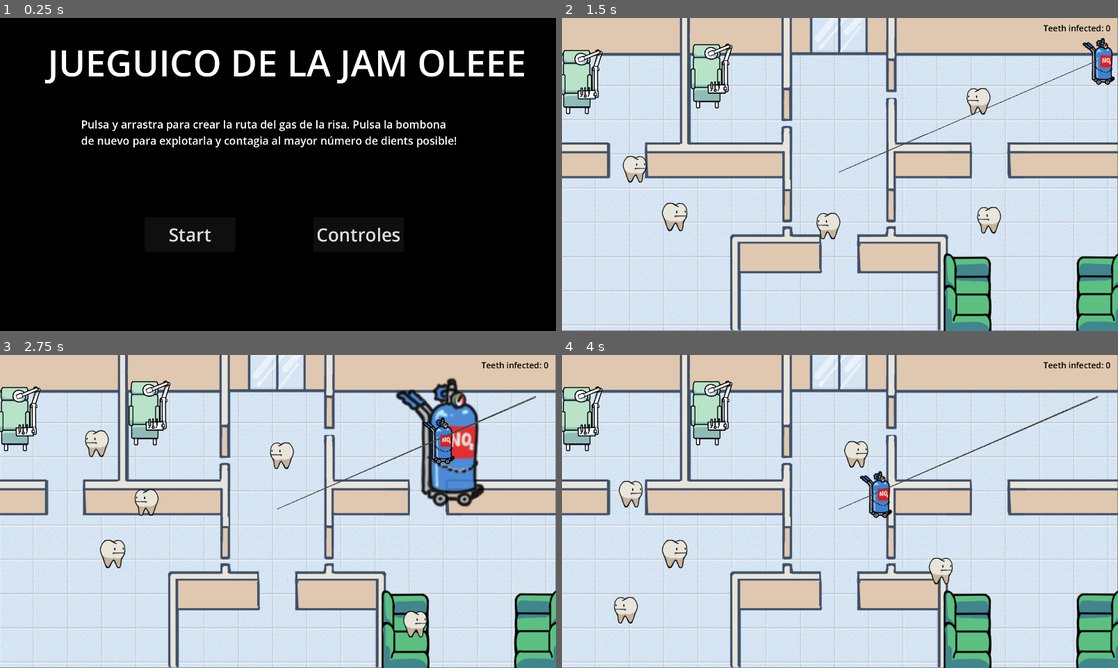
Above: before the commit, frames 1-4 (two rows, left to right).
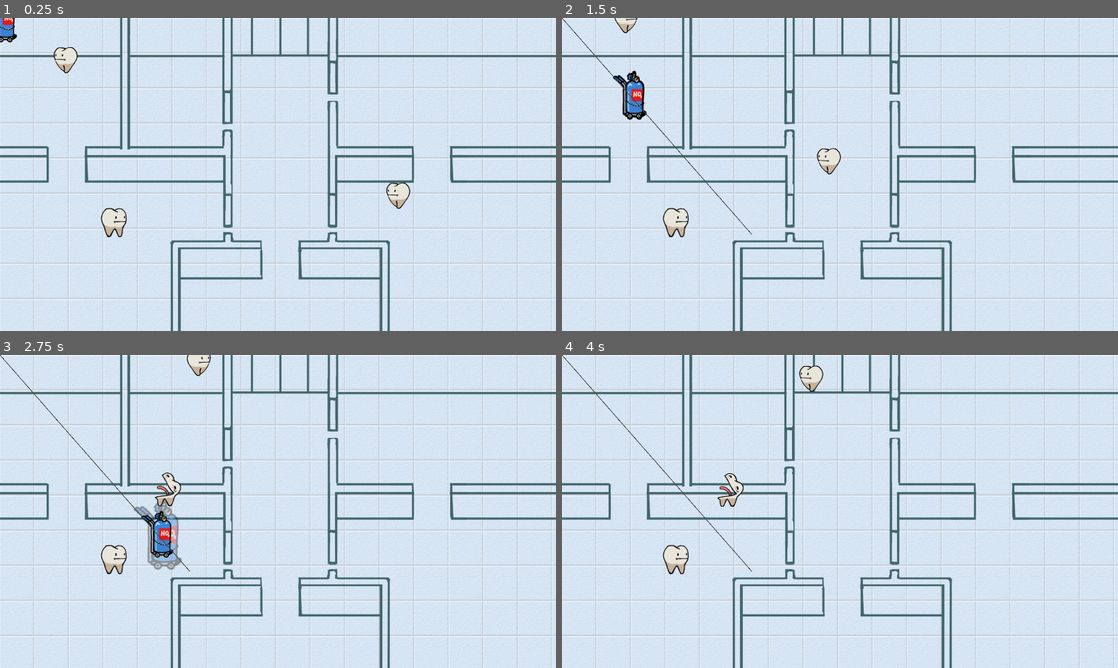
Above: after the commit, the same moments.

Repository: Mapachana/GlobalGameJam2024
Game: Godot game, scene res://escenas/ruta_test.tscn
Same seed, same stepped clock (60 frames per second), same inputs: the game is played once before the commit and once after it. Before the commit the project starts from res://escenas/titulo.tscn.
Inputs (mouse positions are in pixels of both pictures, inside the frame that each line leads up to):
- Up to frame 1 (0.25 s): no input
- Up to frame 2 (1.5 s): click (751, 233) at 0.5 s, where only the run before the commit has a clickable "Start"; drag from (840, 174) to (1095, 61) at 1.27 s
- Up to frame 3 (2.75 s): drag from (166, 527) to (278, 511) at 2.02 s
- Up to frame 4 (4 s): move the mouse to (895, 442) at 2.77 s; press the mouse at (895, 442) at 2.78 s; release the mouse at (895, 442) at 3.5 s; drag from (812, 574) to (923, 470) at 3.52 s

The runs differ from the first frame. In frame 1, 100% of the frame differs, in the area x 0-100%, y 0-100%; in frame 2, 40%; in frame 3, 42%; in frame 4, 40%.

Commit message:
Recolocada gui

Diff:
--- a/escenas/main.tscn
+++ b/escenas/main.tscn
@@ -32,13 +32,13 @@
 
 [node name="Label" type="Label" parent="Control"]
 layout_mode = 0
-offset_left = 1330.0
-offset_top = 15.0
-offset_right = 1519.0
-offset_bottom = 82.0
+offset_left = 1276.0
+offset_top = 29.0
+offset_right = 1486.0
+offset_bottom = 96.0
 theme = SubResource("Theme_g4vhq")
 theme_override_colors/font_color = Color(0, 0, 0, 1)
-theme_override_font_sizes/font_size = 23
+theme_override_font_sizes/font_size = 26
 text = "Teeth infected: 0"
 
 [node name="Camera2D" type="Camera2D" parent="."]
--- a/project.godot
+++ b/project.godot
@@ -11,7 +11,7 @@
 [application]
 
 config/name="GlobalGameJam24"
-run/main_scene="res://escenas/titulo.tscn"
+run/main_scene="res://escenas/ruta_test.tscn"
 config/features=PackedStringArray("4.2", "Forward Plus")
 config/icon="res://icon.svg"
 
